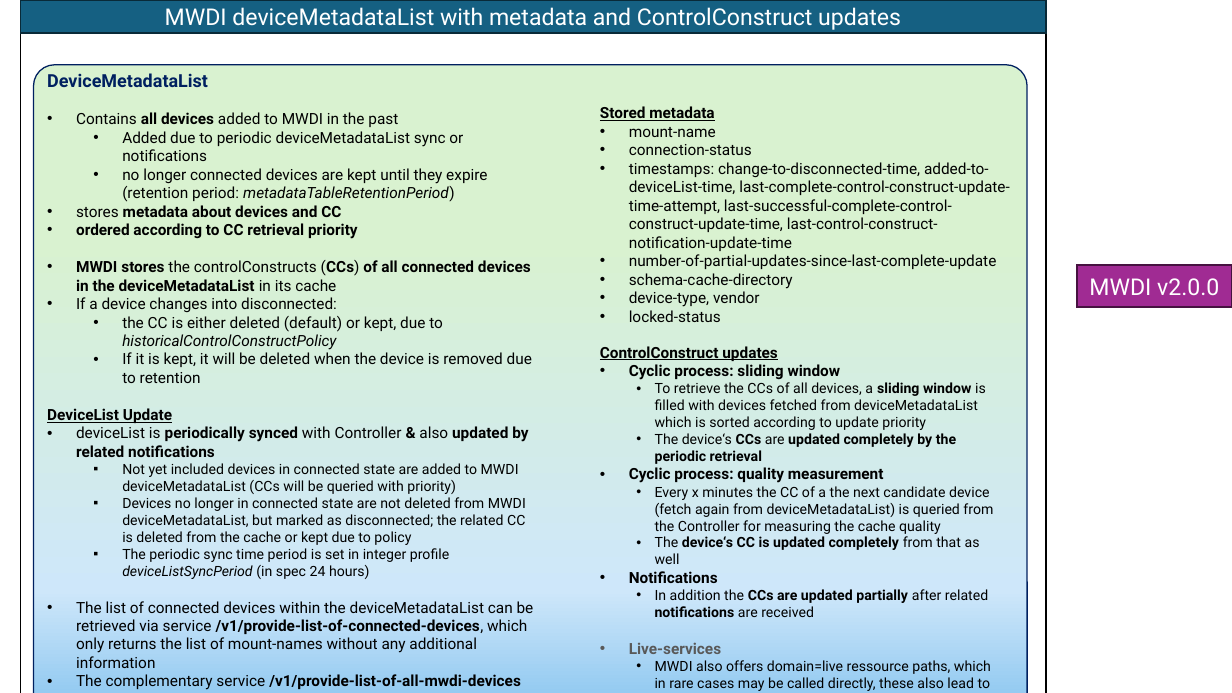
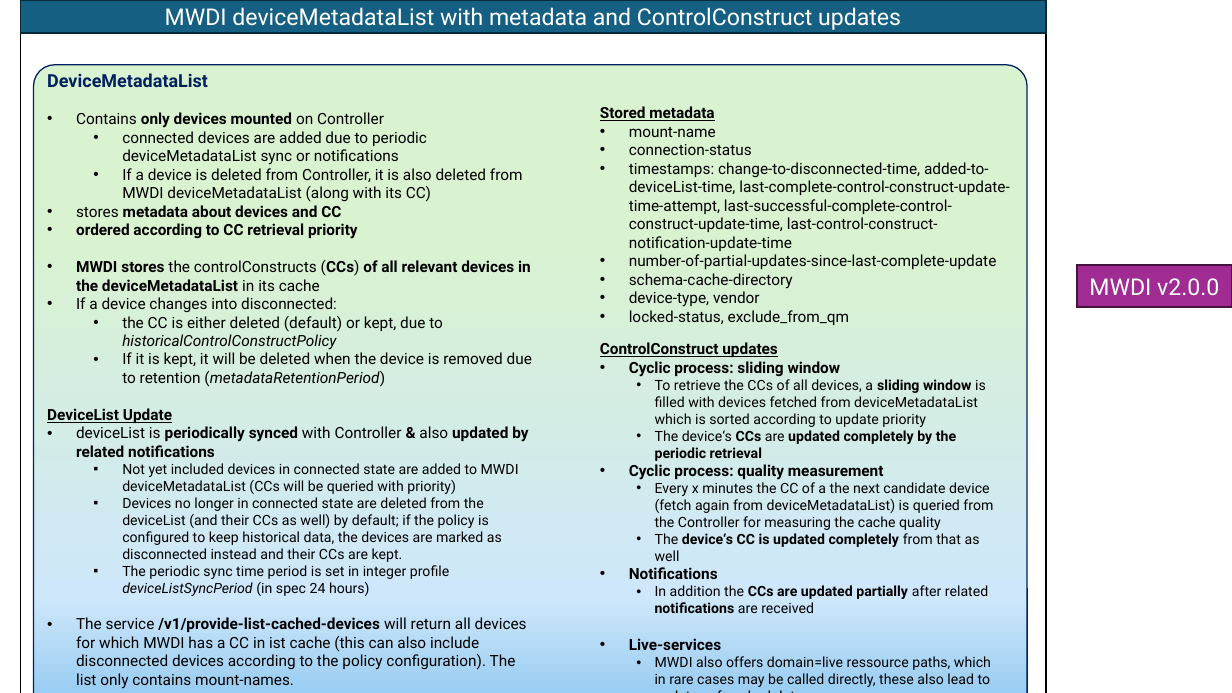
Before and after one commit to openBackhaul/MicroWaveDeviceInventory, a slide deck: slide 1 of spec/additionalDescription/pictures/MetadataPics.pptx. Drawn at 1232x693 pixels with LibreOffice and Linux fonts; fonts in the diff are those of the drawing. Boxes give left, top, right and bottom in pixels: in the first picture for what was removed or moved away, otherwise in the second. Text is boxed around its words. In the diff, an @@ line names an element or a change of style, - is before the commit and + after.

```diff
--- a/spec/additionalDescription/pictures/MetadataPics.pptx
+++ b/spec/additionalDescription/pictures/MetadataPics.pptx
@@ text at [76, 112, 523, 202]: text changed @@
-• Contains all devices added to MWDI in the past
-  • Added due to periodic deviceMetadataList sync or notifications
-  • no longer connected devices are kept until they expire (retention period: metadataTableRetentionPeriod)
+• Contains only devices mounted on Controller
+  • connected devices are added due to periodic deviceMetadataList sync or notifications
+  • If a device is deleted from Controller, it is also deleted from MWDI deviceMetadataList (along with its CC)
@@ text at [76, 260, 531, 291]: text changed @@
-• MWDI stores the controlConstructs (CCs) of all connected devices in the deviceMetadataList in its cache
+• MWDI stores the controlConstructs (CCs) of all relevant devices in the deviceMetadataList in its cache
@@ text at [629, 310, 849, 325]: text changed @@
-• locked-status
+• locked-status, exclude_from_qm
@@ text at [122, 352, 532, 387]: text changed @@
-  • If it is kept, it will be deleted when the device is removed due to retention
+  • If it is kept, it will be deleted when the device is removed due to retention (metadataRetentionPeriod)
@@ text at [600, 342, 993, 687]: paragraph added @@
+  • If the live-Service for complete CC retrieval is called, the device is locked for the cyclic updates.
@@ text at [122, 497, 502, 562]: text changed @@
-  ▪ Devices no longer in connected state are not deleted from MWDI deviceMetadataList, but marked as disconnected; the related CC is deleted from the cache or kept due to policy
+  ▪ Devices no longer in connected state are deleted from the deviceList (and their CCs as well) by default; if the policy is configured to keep historical data, the devices are marked as disconnected instead and their CCs are kept.
@@ text at [76, 617, 527, 689]: text changed @@
-• The list of connected devices within the deviceMetadataList can be retrieved via service /v1/provide-list-of-connected-devices, which only returns the list of mount-names without any additional information
-• The complementary service /v1/provide-list-of-all-mwdi-devices will return all devices which are currently found in the deviceMetadataList (i.e. disconnected ones as well)
+• The service /v1/provide-list-cached-devices will return all devices for which MWDI has a CC in ist cache (this can also include disconnected devices according to the policy configuration). The list only contains mount-names.
@@ text at [629, 638, 721, 650]: text colour #595959 to #000000 in "Live-services" @@
```
Also in this commit, not shown: 2 other slides changed, 5 other files.
